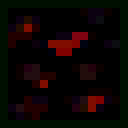
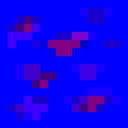
Comparing the layer stacks of the two 128 × 128 images. Changes:
"mid" (1st of 3): opacity 20% → 25%, painted on it over left=8, top=16, right=96, bottom=120
painted on "low" (1st of 2) over left=8, top=8, right=120, bottom=120
hid "border", opacity 10% → 2%, painted on it over left=0, top=0, right=128, bottom=128
hid "hi" (2nd of 3), opacity 5% → 1%, painted on it over left=16, top=16, right=120, bottom=112
hid "mid" (2nd of 3), opacity 2% → 1%, painted on it over left=16, top=24, right=104, bottom=112
hid "low" (2nd of 2), painted on it over left=8, top=8, right=120, bottom=120
removed layer "e_base" over left=0, top=0, right=128, bottom=128
painted on "mid" (3rd of 3) over left=8, top=8, right=120, bottom=120
painted on "lo" over left=32, top=40, right=96, bottom=80
painted on "r_base" over left=0, top=0, right=128, bottom=128
renamed "m_base" to "Layer 1", hid it, moved it below ":: END R ::", painted on it over left=0, top=0, right=128, bottom=128
